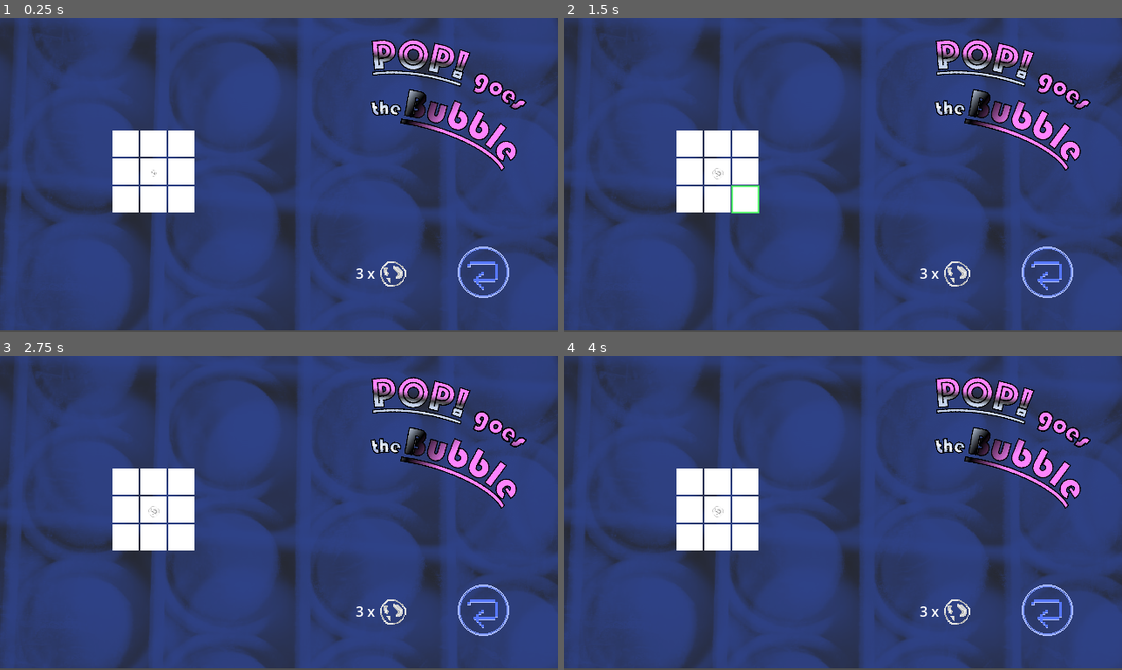
Above: before the commit, frames 1-4 (two rows, left to right).
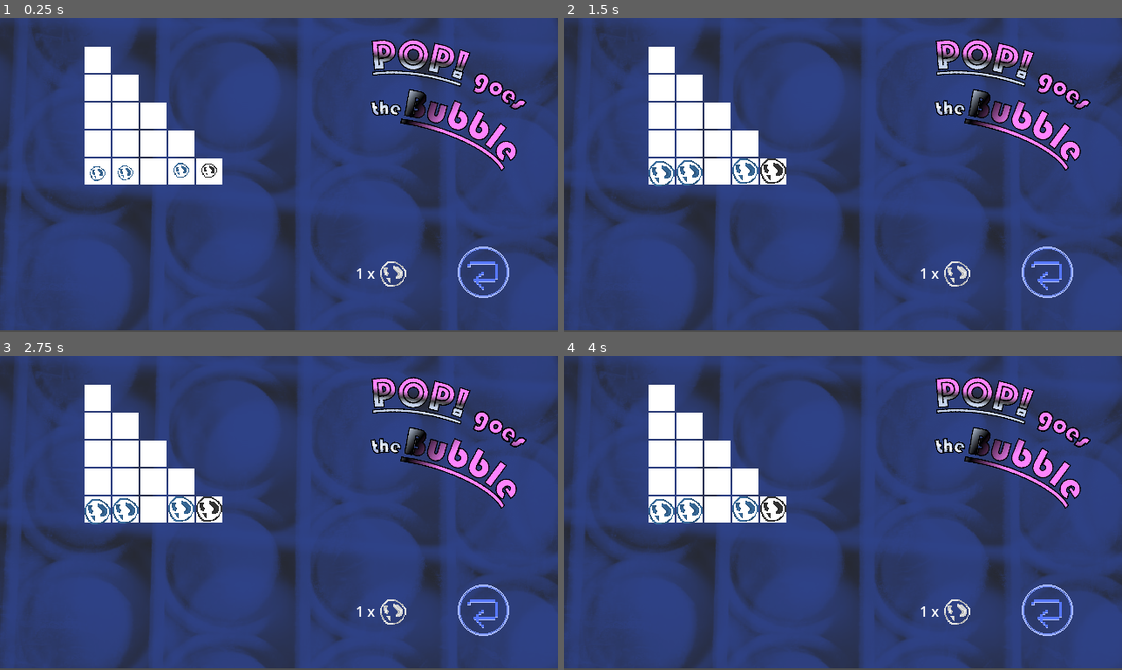
Above: after the commit, the same moments.

Repository: kaiec/ggj25-bubble-game
Game: Godot game, scene res://gamemanager/gamemanager.tscn
Two runs of this game, one before a commit and one after it. Both use one fixed random seed, a clock stepped at 60 frames per second and the inputs below.
Inputs (mouse positions are in pixels of both pictures, inside the frame that each line leads up to):
- Up to frame 1 (0.25 s): no input
- Up to frame 2 (1.5 s): tap Enter at 0.5 s; move the mouse to (965, 159) at 0.52 s; hold D (move_right) 0.53-1.28 s; click (965, 159) at 0.6 s; move the mouse to (731, 190) at 1.27 s; hold S (move_down) from 1.28 s (still down); click (731, 190) at 1.35 s
- Up to frame 3 (2.75 s): move the mouse to (334, 443) at 2.02 s; release S (move_down) at 2.03 s; hold D (move_right) from 2.03 s (still down); click (334, 443) at 2.1 s
- Up to frame 4 (4 s): move the mouse to (815, 575) at 2.77 s; release D (move_right) at 2.78 s; hold W (move_up) 2.78-3.53 s; click (815, 575) at 2.85 s; move the mouse to (1010, 560) at 3.52 s; hold A (move_left) from 3.53 s (still down); click (1010, 560) at 3.6 s

The runs differ from the first frame. In frame 1, 4.8% of the frame differs, in the area x 15-66%, y 9-84%; in frame 2, 5.0%; in frame 3, 5.0%; in frame 4, 5.0%.

Commit message:
out of clicks animation

Diff:
--- a/bubble/bubble_engine.gd
+++ b/bubble/bubble_engine.gd
@@ -3,6 +3,7 @@
 
 signal win
 signal click(clicks_left : int)
+signal false_click
 
 # Level Design
 @export var area : TileMapLayer
@@ -77,6 +78,7 @@
 	var bubble = get_bubble(cell)
 	if bubble and not bubble.is_in_group("unclickable"):
 		if use_max_clicks and clicks_left == 0:
+			false_click.emit()
 			return false
 		# TODO clicks left
 		bubble.size += 1
--- a/bubble/gui.gd
+++ b/bubble/gui.gd
@@ -19,3 +19,15 @@
 
 func set_remaining_bubbles(amount : int):
 	$Label.text = str(amount) + " x "
+
+var animation_duration = 0.1
+func play_clicks_error():
+	for i in range(3):
+		var tween = create_tween().set_ease(Tween.EASE_OUT).set_parallel()
+		tween.tween_property($Label, "modulate", Color.RED, animation_duration)
+		tween.tween_property($Bubble, "modulate", Color.RED, animation_duration)
+		await tween.finished
+		tween = create_tween().set_ease(Tween.EASE_OUT).set_parallel()
+		tween.tween_property($Label, "modulate", Color.WHITE, animation_duration)
+		tween.tween_property($Bubble, "modulate", Color.WHITE, animation_duration)
+		await tween.finished
--- a/gamemanager/gamemanager.tscn
+++ b/gamemanager/gamemanager.tscn
@@ -16,6 +16,7 @@
 script = ExtResource("1_htktm")
 max_level = 8
 bypass = true
+jump_to_level = 2
 
 [node name="BackgroundSixFortyThreeSixty" type="Sprite2D" parent="."]
 modulate = Color(0.076, 0.2242, 0.76, 0.521569)
--- a/levels/level_1.gd
+++ b/levels/level_1.gd
@@ -20,6 +20,7 @@
 		bubble.cell = $Area.local_to_map(bubble.position)
 	$GUI.set_remaining_bubbles(max_clicks)
 	bubble_engine.click.connect(update_gui)
+	bubble_engine.false_click.connect(play_gui_error)
 
 
 func update_gui(clicks_left : int):
@@ -29,3 +30,7 @@
 func _on_gui_reset_clicked() -> void:
 	print("Pressed Reset")
 	Global.game_manager._reload_current_level()
+
+
+func play_gui_error():
+	$GUI.play_clicks_error()
--- a/levels/level_5.tscn
+++ b/levels/level_5.tscn
@@ -11,7 +11,7 @@
 [node name="Level" type="Node2D"]
 process_mode = 1
 script = ExtResource("1_8l6dx")
-max_clicks = 1
+max_clicks = 3
 
 [node name="Area" type="TileMapLayer" parent="."]
 tile_map_data = PackedByteArray("AAADAAMAAAABAAAAAAADAAQAAAABAAAAAAAFAAUAAAABAAAAAAAFAAQAAAABAAAAAAAFAAMAAAABAAAAAAAEAA …(192 unchanged characters)…
--- a/levels/level_6.tscn
+++ b/levels/level_6.tscn
@@ -11,7 +11,7 @@
 [node name="Level" type="Node2D"]
 process_mode = 1
 script = ExtResource("1_eifpo")
-max_clicks = 2
+max_clicks = 4
 
 [node name="Area" type="TileMapLayer" parent="."]
 tile_map_data = PackedByteArray("AAADAAMAAAABAAAAAAADAAQAAAABAAAAAAAFAAUAAAABAAAAAAAFAAQAAAABAAAAAAAFAAMAAAABAAAAAAAEAA …(192 unchanged characters)…
